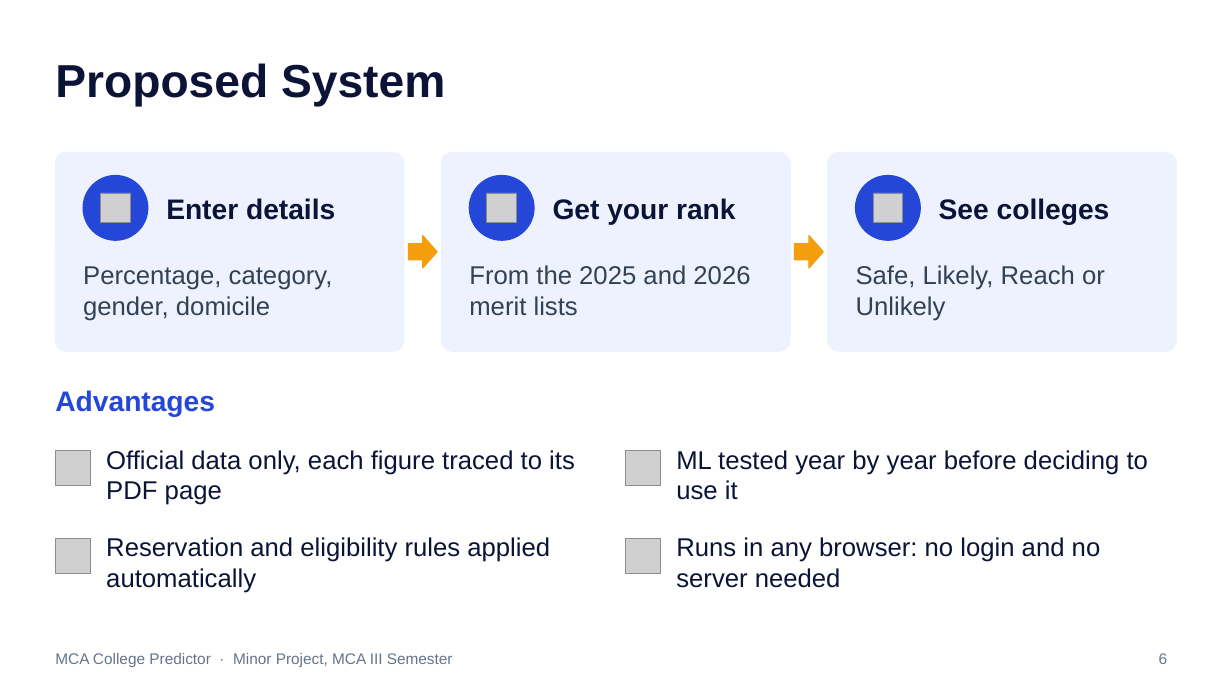
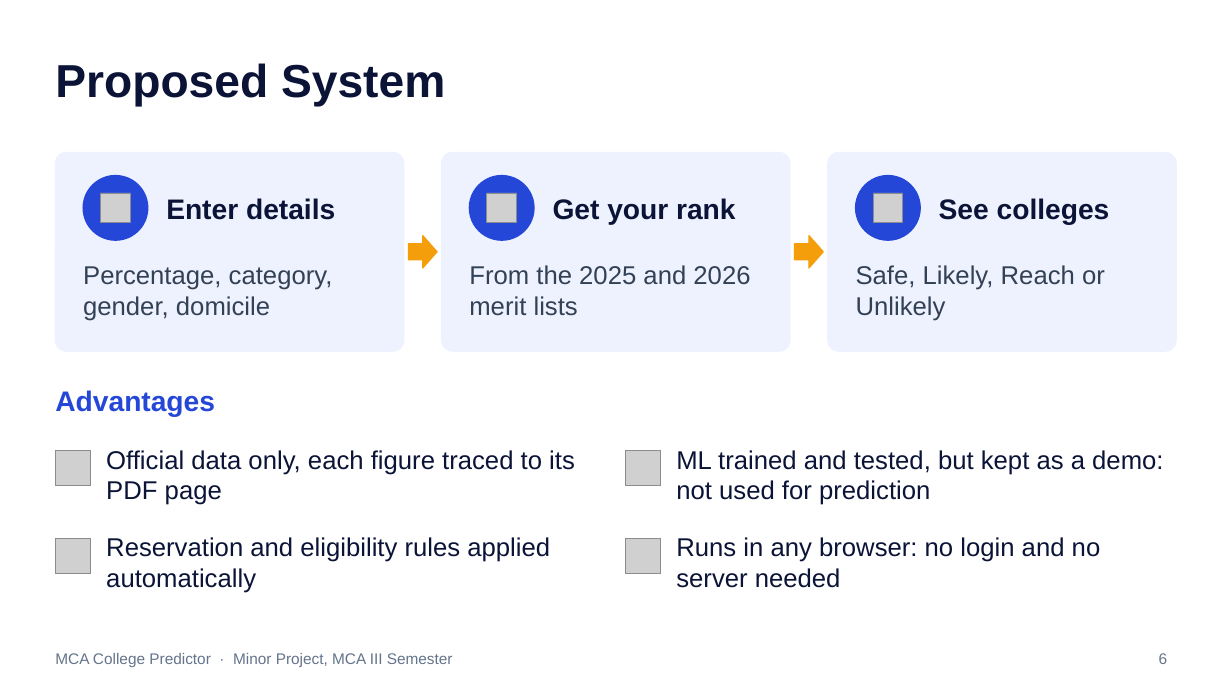
Before and after one commit to i-bhagyashree/mca-college-predictor, a slide deck: slide 6 of presentation/MCA_College_Predictor_Presentation.pptx. Drawn at 1232x693 pixels with LibreOffice and Linux fonts; fonts in the diff are those of the drawing; grey boxes stand for pictures. Boxes give left, top, right and bottom in pixels: in the first picture for what was removed or moved away, otherwise in the second. Text is boxed around its words. In the diff, an @@ line names an element or a change of style, - is before the commit and + after.

Commit message:
Presentation: Rank Predictor as the main tool, ML model shown as a demo

```diff
--- a/presentation/MCA_College_Predictor_Presentation.pptx
+++ b/presentation/MCA_College_Predictor_Presentation.pptx
@@ text at <box>676,450,1163,505</box>: text changed @@
-ML tested year by year before deciding to use it
+ML trained and tested, but kept as a demo: not used for prediction
```
Also in this commit, not shown: 1 other slide changed, 1 other file.
